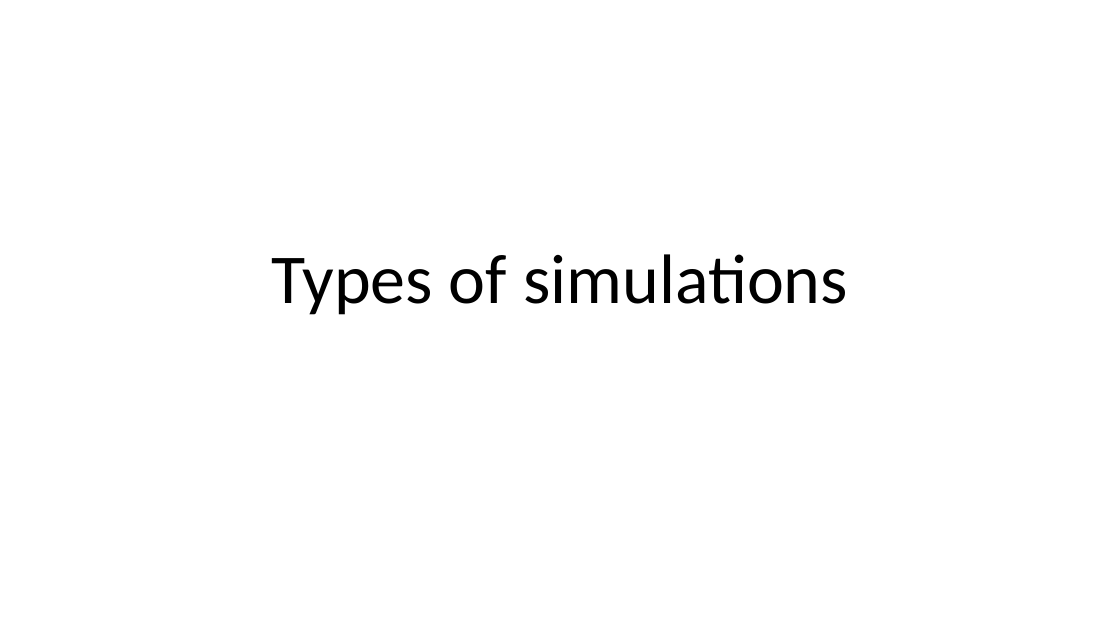
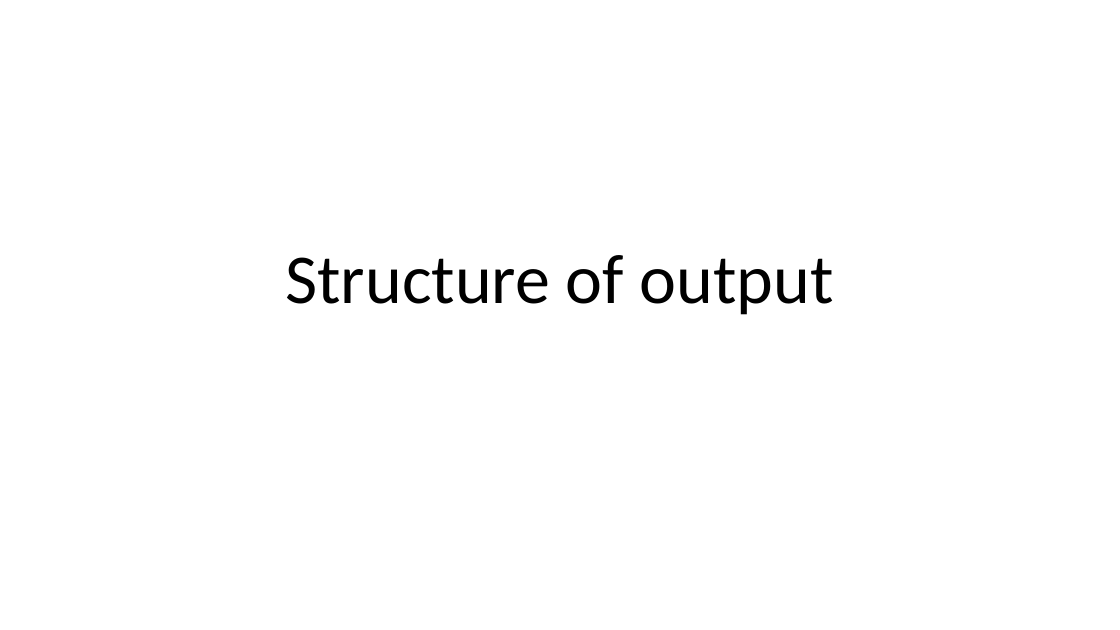
Before and after one commit to maxtcurie/Physics_Helper, a slide deck: slide 1 of Intro_to_GENE/3_Structure_of_output.pptx. Drawn at 1120x630 pixels with LibreOffice and Linux fonts; fonts in the diff are those of the drawing. Boxes give left, top, right and bottom in pixels: in the first picture for what was removed or moved away, otherwise in the second. Text is boxed around its words. In the diff, an @@ line names an element or a change of style, - is before the commit and + after.

```diff
--- a/Intro_to_GENE/3_Structure_of_output.pptx
+++ b/Intro_to_GENE/3_Structure_of_output.pptx
@@ title at (285,255,834,315): text changed @@
-Types of simulations
+Structure of output
```
Also in this commit, not shown: 6 slides added, 5 slides removed, 1 other file.
